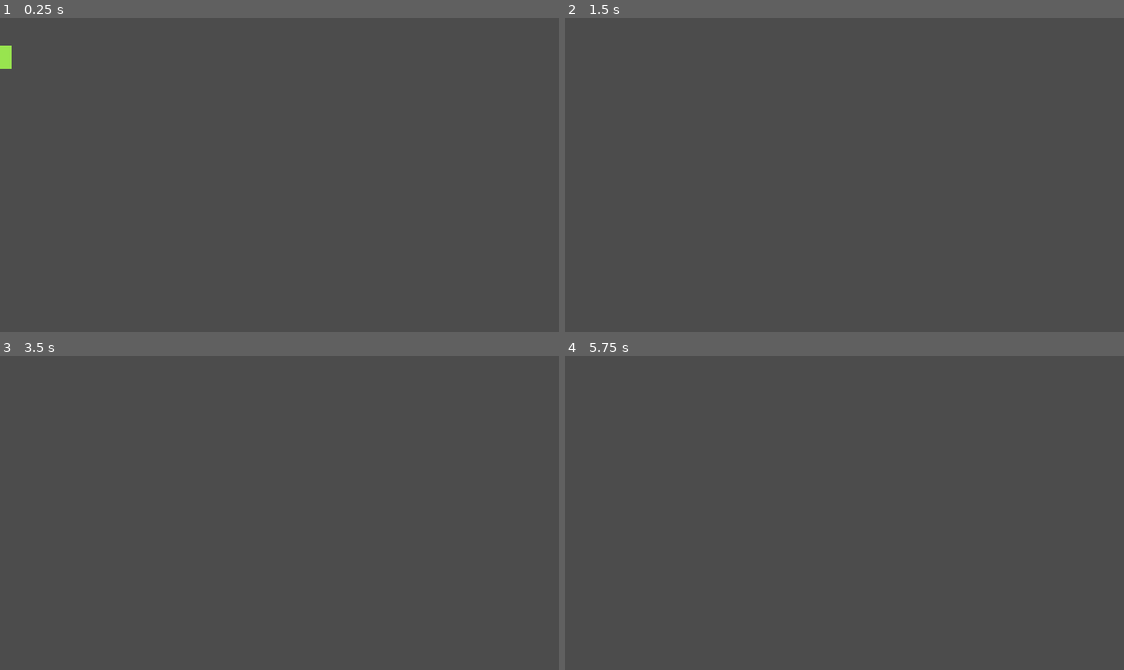
Above: before the commit, frames 1-4 (two rows, left to right).
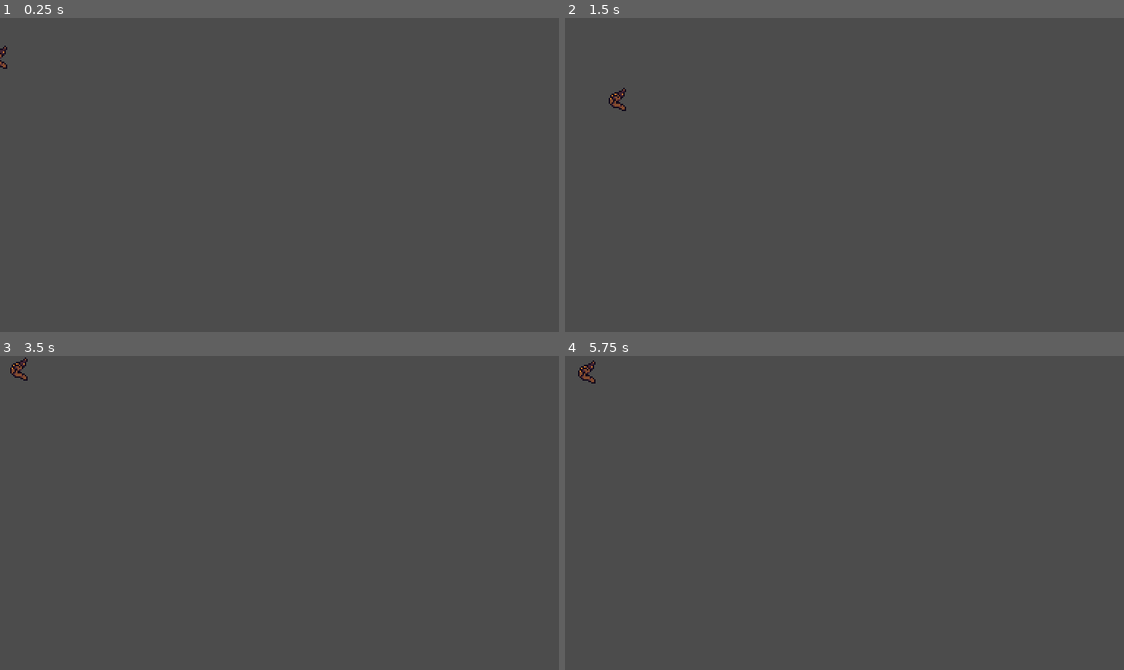
Above: after the commit, the same moments.

Repository: ItsSeaJay/gawc-decay
Game: Godot game, scene res://player/Player.tscn
The game is run twice, just before and just after one commit, with the same random seed, the same clock (stepped at 60 frames per second) and the same inputs. This scene is started directly instead of the project's main scene.
Inputs:
- Up to frame 1 (0.25 s): no input
- Up to frame 2 (1.5 s): hold D (move_right) from 0.53 s (still down); tap Space (move_jump) at 0.77 s
- Up to frame 3 (3.5 s): tap Space (move_jump) at 1.52, 3.02 s; release D (move_right) at 2.03 s; hold A (move_left) 2.03-2.78 s; tap Enter at 2.75 s; hold D (move_right) from 2.78 s (still down)
- Up to frame 4 (5.75 s): tap Space (move_jump) at 3.77, 4.52, 5 s; release D (move_right) at 4.28 s; hold A (move_left) 4.28-5.03 s; hold D (move_right) from 5.03 s (still down)

The runs differ from the first frame. In frame 1, 0.2% of the frame differs, in the area x 0-3%, y 8-17%; in frame 2, 0.1%; in frame 3, 0.1%; in frame 4, 0.1%.

Commit message:
Add state machine to game

Diff:
--- /dev/null
+++ b/Game.gd
@@ -0,0 +1,6 @@
+extends Node2D
+
+onready var state_machine = StateMachine.new()
+
+func _ready():
+	state_machine.initial_state = "States/PlayState"
--- a/Game.tscn
+++ b/Game.tscn
@@ -1,9 +1,11 @@
-[gd_scene load_steps=2 format=2]
+[gd_scene load_steps=3 format=2]
 
-[ext_resource path="res://tilemaps/002_shaft/002_shaft.tmx" type="PackedScene" id=1]
+[ext_resource path="res://Game.gd" type="Script" id=1]
+[ext_resource path="res://state_machine/states/PlayState.tscn" type="PackedScene" id=2]
 
 [node name="Game" type="Node2D"]
+script = ExtResource( 1 )
 
-[node name="CanvasLayer" type="CanvasLayer" parent="."]
+[node name="States" type="Node2D" parent="."]
 
-[node name="002_shaft" parent="." instance=ExtResource( 1 )]
+[node name="PlayState" parent="States" instance=ExtResource( 2 )]
--- /dev/null
+++ b/autoload/map_system/MapSystem.tscn
@@ -0,0 +1,7 @@
+[gd_scene format=2]
+
+[node name="Node" type="Node"]
+
+[node name="AnimationPlayer" type="AnimationPlayer" parent="."]
+
+[node name="CanvasLayer" type="CanvasLayer" parent="."]
--- a/navigation/Portal.gd
+++ b/navigation/Portal.gd
@@ -2,11 +2,12 @@
 
 const Player = preload("res://player/Player.gd")
 
-export var destination = "res://test"
+export var destination = "res://tilemaps/default/default.tmx"
 
 onready var collision_shape = $CollisionShape2D
 
 func _ready():
+	# Alter shape size from metadata
 	if get_meta_list().size() > 0:
 		if has_meta("width"):
 			var rect : RectangleShape2D = collision_shape.shape as RectangleShape2D
--- a/player/Player.gd
+++ b/player/Player.gd
@@ -19,9 +19,12 @@
 var state = State.STATE_NORMAL
 var gravity
 var jump_speed
+var animation_node_state_machine
 
 onready var velocity = Vector2.ZERO
 onready var velocity_final = Vector2.ZERO
+onready var animation_player : AnimationPlayer = $AnimationPlayer
+onready var animation_tree : AnimationTree = $AnimationTree
 
 func _ready():
 	assert(movement_speed > 0)
@@ -31,6 +34,10 @@
 	# Calculate jumping variables
 	gravity = 2.0 * jump_height / pow(jump_duration / 2.0, 2.0)
 	jump_speed = -sqrt(2.0 * gravity * jump_height)
+
+	# Setup animation system
+	animation_tree.set_active(true)
+	animation_node_state_machine = animation_tree.get("parameters/playback")
 
 func _process(delta):
 	if Input.is_action_just_pressed("ui_pause"):
@@ -45,6 +52,12 @@
 		State.STATE_NORMAL:
 			process_movement(delta)
 			process_jumping(delta)
+			process_sprite_flipping()
+
+			if get_input_direction() != 0 and animation_player.current_animation != "walk":
+				animation_node_state_machine.travel("walk")
+			elif get_input_direction() == 0 and animation_player.current_animation != "stand":
+				animation_node_state_machine.travel("stand")
 
 			if not is_on_floor():
 				transition(State.STATE_AIRBORNE)
@@ -52,6 +65,7 @@
 			process_movement(delta)
 			process_falling(delta)
 			process_jump_cancel(delta)
+			process_sprite_flipping()
 
 			if is_on_ceiling():
 				velocity.y = 0
@@ -76,15 +90,21 @@
 func process_falling(delta):
 	velocity.y = min(velocity.y + gravity * delta, terminal_velocity)
 
+func process_sprite_flipping():
+	if Input.is_action_just_pressed("move_left"):
+		$Sprite.flip_h = true
+	elif Input.is_action_just_pressed("move_right"):
+		$Sprite.flip_h = false
+
 func die():
-	queue_free()
+	get_tree().reload_current_scene()
 
 func transition(state):
 	match(state):
 		State.STATE_NORMAL:
-			pass
+			animation_node_state_machine.travel("stand")
 		State.STATE_AIRBORNE:
-			pass
+			animation_node_state_machine.travel("jump")
 
 	self.state = state
 
--- a/player/Player.tscn
+++ b/player/Player.tscn
@@ -1,10 +1,91 @@
-[gd_scene load_steps=4 format=2]
+[gd_scene load_steps=18 format=2]
 
 [ext_resource path="res://player/Player.png" type="Texture" id=1]
 [ext_resource path="res://player/Player.gd" type="Script" id=2]
 
 [sub_resource type="RectangleShape2D" id=1]
 extents = Vector2( 8, 8 )
+
+[sub_resource type="Animation" id=4]
+resource_name = "jump"
+tracks/0/type = "value"
+tracks/0/path = NodePath("Sprite:frame")
+tracks/0/interp = 1
+tracks/0/loop_wrap = true
+tracks/0/imported = false
+tracks/0/enabled = true
+tracks/0/keys = {
+"times": PoolRealArray( 0 ),
+"transitions": PoolRealArray( 1 ),
+"update": 1,
+"values": [ 5 ]
+}
+
+[sub_resource type="Animation" id=2]
+resource_name = "stand"
+tracks/0/type = "value"
+tracks/0/path = NodePath("Sprite:frame")
+tracks/0/interp = 1
+tracks/0/loop_wrap = true
+tracks/0/imported = false
+tracks/0/enabled = true
+tracks/0/keys = {
+"times": PoolRealArray( 0 ),
+"transitions": PoolRealArray( 1 ),
+"update": 1,
+"values": [ 0 ]
+}
+
+[sub_resource type="Animation" id=3]
+resource_name = "walk"
+length = 0.3
+loop = true
+tracks/0/type = "value"
+tracks/0/path = NodePath("Sprite:frame")
+tracks/0/interp = 1
+tracks/0/loop_wrap = false
+tracks/0/imported = false
+tracks/0/enabled = true
+tracks/0/keys = {
+"times": PoolRealArray( 0, 0.3 ),
+"transitions": PoolRealArray( 1, 1 ),
+"update": 0,
+"values": [ 1, 4 ]
+}
+
+[sub_resource type="AnimationNodeAnimation" id=5]
+animation = "jump"
+
+[sub_resource type="AnimationNodeAnimation" id=6]
+animation = "stand"
+
+[sub_resource type="AnimationNodeAnimation" id=7]
+animation = "walk"
+
+[sub_resource type="AnimationNodeStateMachineTransition" id=8]
+
+[sub_resource type="AnimationNodeStateMachineTransition" id=9]
+
+[sub_resource type="AnimationNodeStateMachineTransition" id=10]
+
+[sub_resource type="AnimationNodeStateMachineTransition" id=11]
+
+[sub_resource type="AnimationNodeStateMachineTransition" id=12]
+
+[sub_resource type="AnimationNodeStateMachineTransition" id=13]
+
+[sub_resource type="AnimationNodeStateMachine" id=14]
+states/jump/node = SubResource( 5 )
+states/jump/position = Vector2( 627, 64 )
+states/stand/node = SubResource( 6 )
+states/stand/position = Vector2( 455, 62 )
+states/walk/node = SubResource( 7 )
+states/walk/position = Vector2( 536, 149 )
+transitions = [ "stand", "jump", SubResource( 8 ), "stand", "walk", SubResource( 9 ), "walk", "stand", SubResource( 10 ), "walk", "jump", SubResource( 11 ), "jump", "walk", SubResource( 12 ), "jump", "stand", SubResource( 13 ) ]
+start_node = "stand"
+graph_offset = Vector2( -54, -4 )
+
+[sub_resource type="AnimationNodeStateMachinePlayback" id=15]
 
 [node name="Player" type="KinematicBody2D"]
 script = ExtResource( 2 )
@@ -14,3 +95,15 @@
 
 [node name="Sprite" type="Sprite" parent="."]
 texture = ExtResource( 1 )
+hframes = 6
+frame = 3
+
+[node name="AnimationPlayer" type="AnimationPlayer" parent="."]
+anims/jump = SubResource( 4 )
+anims/stand = SubResource( 2 )
+anims/walk = SubResource( 3 )
+
+[node name="AnimationTree" type="AnimationTree" parent="."]
+tree_root = SubResource( 14 )
+anim_player = NodePath("../AnimationPlayer")
+parameters/playback = SubResource( 15 )
--- a/project.godot
+++ b/project.godot
@@ -9,13 +9,31 @@
 config_version=4
 
 _global_script_classes=[ {
+"base": "Node",
+"class": "PlayState",
+"language": "GDScript",
+"path": "res://state_machine/states/PlayState.gd"
+}, {
 "base": "KinematicBody2D",
 "class": "Player",
 "language": "GDScript",
 "path": "res://player/Player.gd"
+}, {
+"base": "Node",
+"class": "State",
+"language": "GDScript",
+"path": "res://state_machine/State.gd"
+}, {
+"base": "Node",
+"class": "StateMachine",
+"language": "GDScript",
+"path": "res://state_machine/StateMachine.gd"
 } ]
 _global_script_class_icons={
-"Player": ""
+"PlayState": "",
+"Player": "",
+"State": "",
+"StateMachine": ""
 }
 
 [application]
--- /dev/null
+++ b/state_machine/State.gd
@@ -0,0 +1,50 @@
+extends Node
+class_name State
+# State interface to use in Hierarchical State Machines. The lowest leaf tries
+# to handle callbacks, and if it can't, it delegates the work to its parent.
+#
+# It's up to the user to call the parent state's functions, e.g.
+# `_parent.physics_process(delta)`
+#
+# Use State as a child of a StateMachine node.
+
+# Taken from https://raw.githubusercontent.com/GDQuest/godot-3d-mannequin/master/src/Main/StateMachine/State.gd
+
+onready var _state_machine: = _get_state_machine(self)
+
+# Using the same class, i.e. State, as a type hint causes a memory leak in Godot
+# 3.2.
+var _parent = null
+
+
+func _ready() -> void:
+	yield(owner, "ready")
+	var parent = get_parent()
+	if not parent.is_in_group("state_machine"):
+		_parent = parent
+
+
+func unhandled_input(event: InputEvent) -> void:
+	pass
+
+
+func process(delta: float) -> void:
+	pass
+
+
+func physics_process(delta: float) -> void:
+	pass
+
+
+func enter(msg := {}) -> void:
+	pass
+
+
+func exit() -> void:
+	pass
+
+
+func _get_state_machine(node: Node) -> Node:
+	if node != null and not node.is_in_group("state_machine"):
+		return _get_state_machine(node.get_parent())
+	return node
--- /dev/null
+++ b/state_machine/StateMachine.gd
@@ -0,0 +1,50 @@
+extends Node
+class_name StateMachine
+# Generic State Machine. Initializes states and delegates engine callbacks
+# (_physics_process, _unhandled_input) to the active state.
+# Taken from https://github.com/GDQuest/godot-3d-mannequin/blob/master/src/Main/StateMachine/StateMachine.gd
+
+signal transitioned(state_path)
+
+export var initial_state: = NodePath()
+
+onready var state : State = get_node(initial_state) setget set_state
+onready var _state_name: = state.name
+
+
+func _init() -> void:
+	add_to_group("state_machine")
+
+
+func _ready() -> void:
+	yield(owner, "ready")
+	state.enter()
+
+
+func _unhandled_input(event: InputEvent) -> void:
+	state.unhandled_input(event)
+
+
+func _process(delta: float) -> void:
+	state.process(delta)
+
+
+func _physics_process(delta: float) -> void:
+	state.physics_process(delta)
+
+
+func transition_to(target_state_path: String, msg: Dictionary = {}) -> void:
+	if not has_node(target_state_path):
+		return
+
+	var target_state: = get_node(target_state_path)
+
+	state.exit()
+	self.state = target_state
+	state.enter(msg)
+	emit_signal("transitioned", target_state_path)
+
+
+func set_state(value: State) -> void:
+	state = value
+	_state_name = state.name
--- /dev/null
+++ b/states/PlayState.gd
@@ -0,0 +1,2 @@
+extends "res://state_machine/State.gd"
+class_name PlayState
--- /dev/null
+++ b/states/PlayState.tscn
@@ -0,0 +1,28 @@
+[gd_scene load_steps=2 format=2]
+
+[ext_resource path="res://states/PlayState.gd" type="Script" id=1]
+
+
+[node name="PlayState" type="Node2D"]
+script = ExtResource( 1 )
+
+[node name="MapTransitionLayer" type="CanvasLayer" parent="."]
+layer = 2
+
+[node name="HeadsUpDisplayLayer" type="CanvasLayer" parent="."]
+
+[node name="BackgroundLayer" type="CanvasLayer" parent="."]
+layer = -1
+
+[node name="ColorRect" type="ColorRect" parent="BackgroundLayer"]
+anchor_right = 1.0
+anchor_bottom = 1.0
+color = Color( 0, 0, 0, 1 )
+__meta__ = {
+"_edit_use_anchors_": false
+}
+
+[node name="CanvasModulate" type="CanvasModulate" parent="."]
+color = Color( 0.258824, 0.247059, 0.345098, 1 )
+
+[node name="Maps" type="Node2D" parent="."]
Binary file changed: player/Player.aseprite
Binary file changed: player/Player.png
Not shown, changed: tilemaps/001_beginnings/001_beginnings.tmx
Not shown, changed: tilemaps/002_shaft/002_shaft.tmx
Not shown, added: tilemaps/default/002_shaft.tmx.import
Not shown, added: tilemaps/default/default.tmx
Not shown, added: tilemaps/default/default.tmx.import
